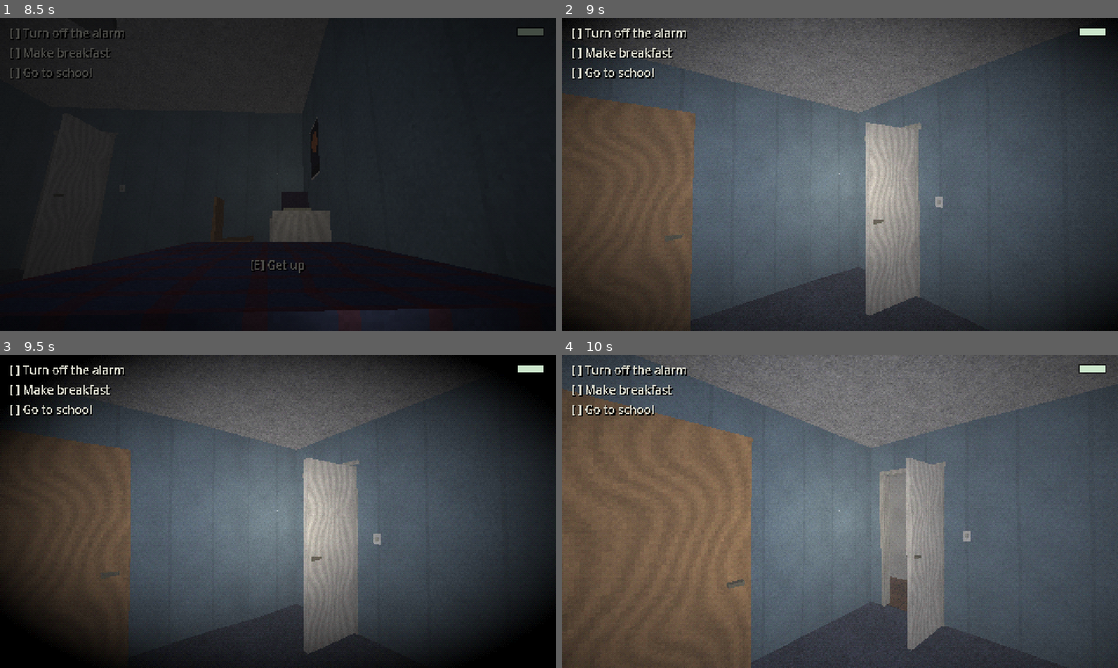
Above: before the commit, frames 1-4 (two rows, left to right).
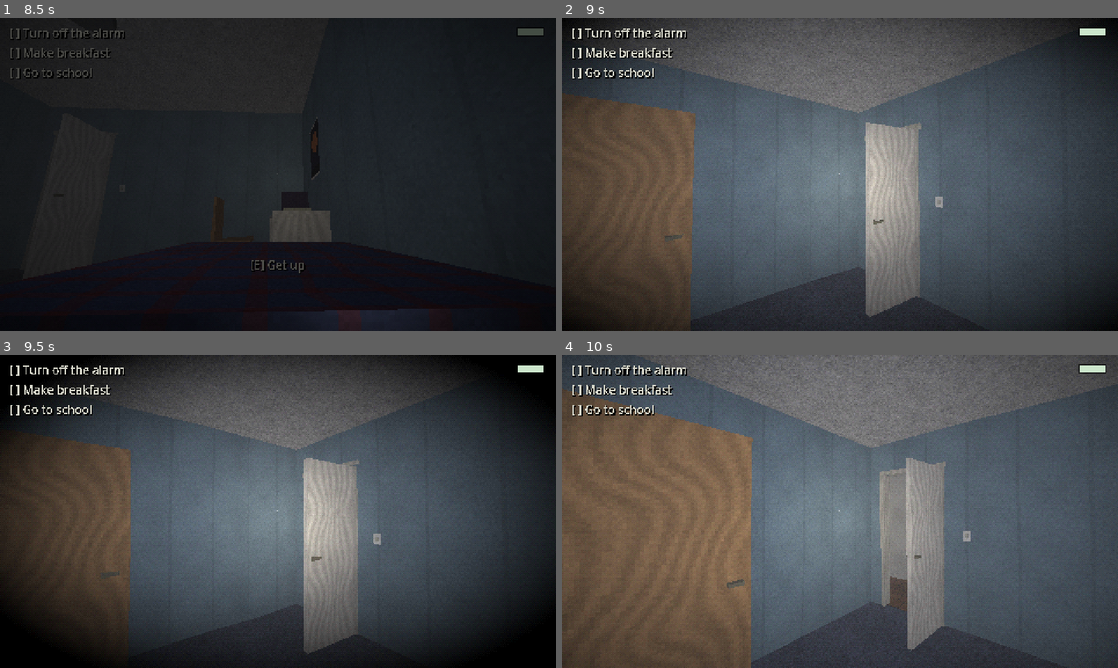
Above: after the commit, the same moments.

Repository: joelscoolesite/Horror-spel
Game: Godot game, scene res://scenes/menu.tscn
The game is run twice, just before and just after one commit, with the same random seed, the same clock (stepped at 60 frames per second) and the same inputs.
Inputs (mouse positions are in pixels of both pictures, inside the frame that each line leads up to):
- Up to frame 1 (8.5 s): click "Start" at 0.5 s; move the mouse to (272, 180) at 1.27 s; press the mouse at (272, 180) at 1.28 s; hold W (move_forward) 1.28-3.53 s; tap Enter at 2, 4.25, 7.25 s; move the mouse to (316, 177) at 2.02 s; release the mouse at (316, 177) at 2.03 s; tap 1 (choice_1) at 2.1 s; click (316, 177) at 2.3 s; tap Space (hide) at 2.75, 6.5 s; move the mouse to (233, 171) at 2.77 s; press the mouse at (233, 171) at 2.78 s; tap 2 (choice_2) at 2.85 s; move the mouse to (283, 174) at 3.52 s; release the mouse at (283, 174) at 3.53 s; hold A (move_left) 3.53-4.28 s; tap 3 (choice_3) at 3.6 s; click (283, 174) at 3.8 s; move the mouse to (255, 168) at 4.27 s; press the mouse at (255, 168) at 4.28 s; hold W (move_forward) 4.28-6.53 s; tap 4 (choice_4) at 4.35 s; move the mouse to (305, 174) at 5.02 s; release the mouse at (305, 174) at 5.03 s; tap Ctrl (crouch) at 5.1 s; click (305, 174) at 5.3 s; move the mouse to (250, 174) at 5.77 s; press the mouse at (250, 174) at 5.78 s; move the mouse to (289, 168) at 6.52 s; release the mouse at (289, 168) at 6.53 s; hold D (move_right) 6.53-7.28 s; tap F (flashlight) at 6.6 s; click (289, 168) at 6.8 s; move the mouse to (272, 180) at 7.27 s; hold Space (hide) 7.28-8.03 s; hold W (move_forward) from 7.28 s (still down); click (272, 180) at 7.55 s; move the mouse to (316, 177) at 8.02 s; tap E (interact) at 8.1 s; click (316, 177) at 8.3 s
- Up to frame 2 (9 s): keep holding W (move_forward); move the mouse to (795, 171) at 8.77 s; hold Q (listen) from 8.78 s (still down)
- Up to frame 3 (9.5 s): keep holding W (move_forward); keep holding Q (listen); click (233, 508) at 9.05 s
- Up to frame 4 (10 s): move the mouse to (845, 511) at 9.52 s; release W (move_forward) at 9.53 s; release Q (listen) at 9.53 s; hold A (move_left) from 9.53 s (still down); tap T (phone) at 9.6 s; click (845, 511) at 9.8 s

Frame 1 is identical in both runs. In frame 2, less than 0.1% of the frame differs, in the area x 16-82%, y 11-96%; in frame 3, less than 0.1%; in frame 4, less than 0.1%.

Commit message:
Fix invisible chair blocking the bedroom doorway
The strange chair (day 5+) was hidden on other days but its collision
stayed active right in front of the bedroom door, so you had to swing
the door almost flat to get past. Hidden now also means no collision,
and the chair moved to the corner next to the wardrobe. Also a slightly
narrower player capsule and faster slow-drag door opening.

Co-Authored-By: Claude Opus 5.5 <noreply@anthropic.com>
Claude-Session: https://claude.ai/code/session_018LDSXDoPzY4Y1t83cYC96s

Diff:
--- a/scripts/player/player.gd
+++ b/scripts/player/player.gd
@@ -69,7 +69,7 @@
 	collision_mask = Build.LAYER_WORLD
 	var shape := CollisionShape3D.new()
 	var capsule := CapsuleShape3D.new()
-	capsule.radius = 0.22
+	capsule.radius = 0.19
 	capsule.height = 1.5
 	shape.shape = capsule
 	shape.position.y = 0.75
--- a/scripts/story/day_director.gd
+++ b/scripts/story/day_director.gd
@@ -49,7 +49,7 @@
 	elif day == 4:
 		_clock_glitch()
 	elif day >= 5:
-		ap.strange_chair.visible = true
+		ap.set_strange_chair(true)
 		await Game.wait(1.5)
 		hud.say("There's a chair in the corner of your room.\nYou don't own that chair.", 4.5)
 
@@ -360,7 +360,7 @@
 	ap.reset_for(false)
 	ap.set_mood("evening")
 	ap.set_clock("20:41")
-	ap.strange_chair.visible = day >= 5
+	ap.set_strange_chair(day >= 5)
 	player.place_at(ap.markers.bed_side if day >= 6 else ap.markers.front_door_in)
 	player.locked = false
 	await hud.fade_in(1.2)
--- a/scripts/story/night_director.gd
+++ b/scripts/story/night_director.gd
@@ -100,7 +100,7 @@
 	hud.clear_objectives()
 	if day == 3:
 		ap.closets[3].set_angle(25.0) # de gangkast staat op een kier...
-	ap.strange_chair.visible = day >= 5
+	ap.set_strange_chair(day >= 5)
 	hud.set_phone_hint("")
 	await hud.fade_in(3.0)
 
--- a/scripts/world/apartment.gd
+++ b/scripts/world/apartment.gd
@@ -196,6 +196,13 @@
 	for box in _hall_end_wall:
 		box.visible = not on
 		box.get_child(0).collision_layer = 0 if on else Build.LAYER_WORLD
+
+
+## De vreemde stoel (dag 5+). Onzichtbaar = ook niet botsen!
+func set_strange_chair(on: bool) -> void:
+	strange_chair.visible = on
+	for c in strange_chair.find_children("*", "StaticBody3D", true, false):
+		c.collision_layer = Build.LAYER_WORLD if on else 0
 
 
 func set_fridge_open(on: bool) -> void:
@@ -496,8 +503,8 @@
 
 	_room_light("bedroom", Vector3(2.25, 0, 2.0), 5.0, Vector3(3.0, 1.2, 3.92), 180.0)
 	# een stoel in de hoek, gericht op je bed. Die is niet van jou. (dag 5+)
-	strange_chair = Props.chair(self, Vector3(3.7, 0, 3.2), -135.0, Build.mat("wood_dark"))
-	strange_chair.visible = false
+	strange_chair = Props.chair(self, Vector3(4.1, 0, 2.55), -115.0, Build.mat("wood_dark"))
+	set_strange_chair(false)
 	# de schaduw-gestalte (hergebruikt in nacht 4 en 5)
 	shadow = Creature.new()
 	shadow.name = "Shadow"
--- a/scripts/world/door.gd
+++ b/scripts/world/door.gd
@@ -150,7 +150,7 @@
 
 func drag(motion: Vector2) -> void:
 	# Muis naar beneden = naar je toe trekken = open.
-	set_angle(angle + motion.y * 0.08)
+	set_angle(angle + motion.y * 0.14)
 
 
 func drag_end() -> void:
